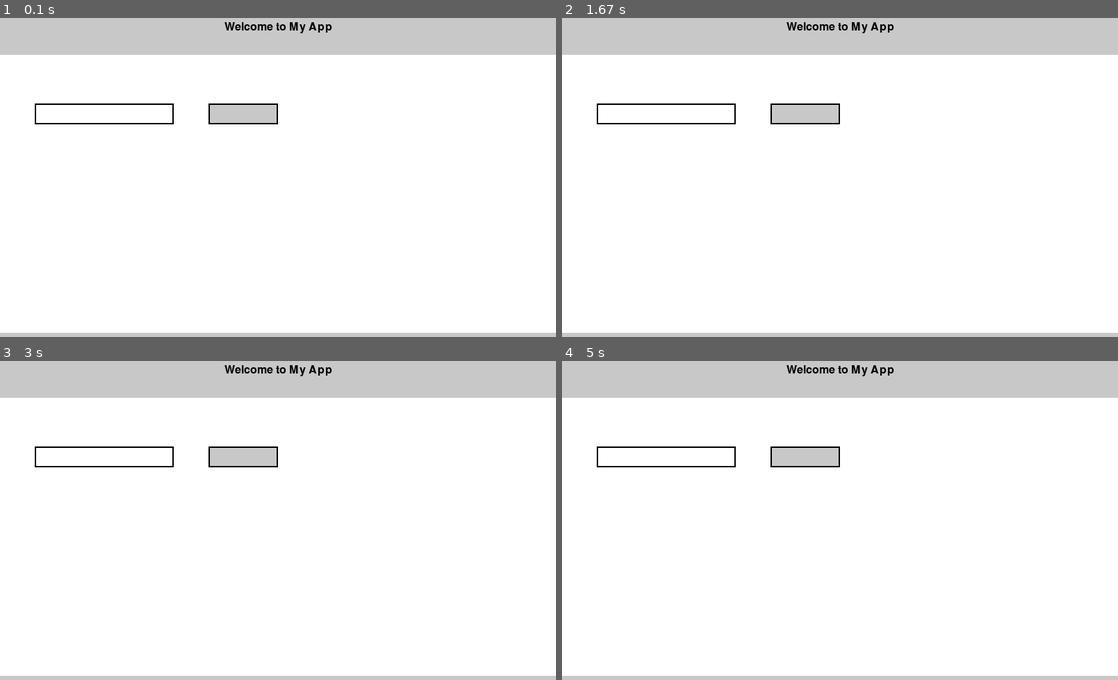
Above: before the commit, frames 1-4 (two rows, left to right).
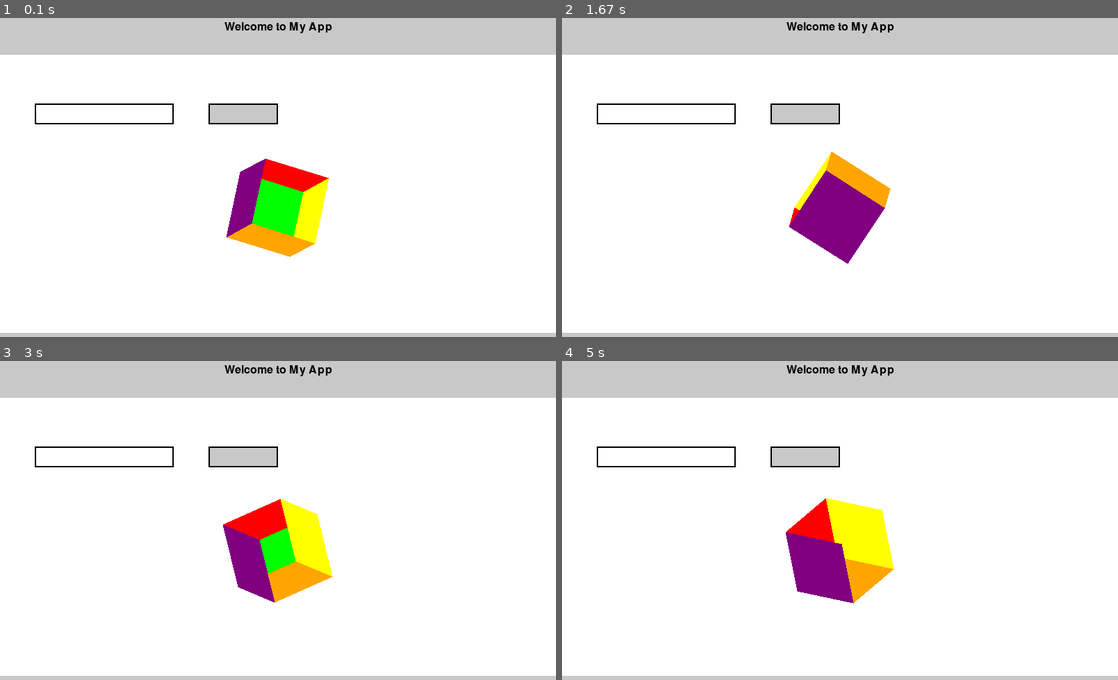
Above: after the commit, the same moments.

Repository: yankawayan/asobi_dice
Game: pygame game, started from main_layout.py
Same seed, same stepped clock (60 frames per second), same inputs: the game is played once before the commit and once after it.
Inputs (mouse positions are in pixels of both pictures, inside the frame that each line leads up to):
- Up to frame 1 (0.1 s): no input
- Up to frame 2 (1.67 s): press the mouse at (840, 234) at 0.37 s; move the mouse to (773, 222) at 0.47 s; release the mouse at (706, 212) at 0.6 s
- Up to frame 3 (3 s): no input
- Up to frame 4 (5 s): no input

The runs differ from the first frame. In frame 1, 4.1% of the frame differs, in the area x 40-60%, y 44-75%; in frame 2, 3.6%; in frame 3, 4.5%; in frame 4, 4.7%, in the area x 40-60%, y 42-77%.

Commit message:
change 0718 16:13 main_layout etc

Diff:
--- a/main_app.py
+++ b/main_app.py
@@ -1,7 +1,7 @@
 """
 
 """
-
+import pygame
 
 
 # 初期化
@@ -9,10 +9,12 @@
 
 # MP3ファイルのパス
 mp3_file = 'bigdice_single.mp3'
+wav_file = 'bigdice_single.wav'
 
 # 音楽を再生するための準備
 pygame.mixer.init()
-pygame.mixer.music.load(mp3_file)
+# pygame.mixer.music.load(mp3_file)
+pygame.mixer.music.load(wav_file)
 
 # 音楽再生
 pygame.mixer.music.play()
--- a/main_layout.py
+++ b/main_layout.py
@@ -1,5 +1,7 @@
 import pygame
+import numpy as np
 import sys
+from main_sound_controller import SoundController
 
 # ウィンドウのサイズ
 WIDTH = 800
@@ -19,12 +21,71 @@
 
 clock = pygame.time.Clock()
 
+dice_sound = SoundController('bigdice_single.wav')
+button_sound = SoundController('push_button.wav')
+
+# 正六面体の頂点の座標（正規化された立方体の座標）
+cube_vertices = np.array([
+    [-0.5, -0.5, -0.5],
+    [0.5, -0.5, -0.5],
+    [0.5, 0.5, -0.5],
+    [-0.5, 0.5, -0.5],
+    [-0.5, -0.5, 0.5],
+    [0.5, -0.5, 0.5],
+    [0.5, 0.5, 0.5],
+    [-0.5, 0.5, 0.5]
+])
+
+# 正六面体の辺を表すインデックス
+cube_edges = [(0, 1), (1, 2), (2, 3), (3, 0),
+              (0, 4), (1, 5), (2, 6), (3, 7),
+              (4, 5), (5, 6), (6, 7), (7, 4)]
+
+# 正六面体の面を表すインデックス
+cube_faces = [(0, 1, 2, 3),  # 下面（青）
+              (4, 5, 6, 7),  # 上面（緑）
+              (0, 1, 5, 4),  # 側面1（赤）
+              (1, 2, 6, 5),  # 側面2（黄）
+              (2, 3, 7, 6),  # 側面3（オレンジ）
+              (0, 3, 7, 4)]  # 側面4（紫）
+
+# 各面の色を指定
+colors = [(0, 0, 255),  # 青
+          (0, 255, 0),  # 緑
+          (255, 0, 0),  # 赤
+          (255, 255, 0),  # 黄
+          (255, 165, 0),  # オレンジ
+          (128, 0, 128)]  # 紫
+
+# 回転行列を計算する関数
+def rotate_3d_point(point, angle_x, angle_y, angle_z):
+    rotation_x = np.array([[1, 0, 0],
+                           [0, np.cos(angle_x), -np.sin(angle_x)],
+                           [0, np.sin(angle_x), np.cos(angle_x)]])
+    rotation_y = np.array([[np.cos(angle_y), 0, np.sin(angle_y)],
+                           [0, 1, 0],
+                           [-np.sin(angle_y), 0, np.cos(angle_y)]])
+    rotation_z = np.array([[np.cos(angle_z), -np.sin(angle_z), 0],
+                           [np.sin(angle_z), np.cos(angle_z), 0],
+                           [0, 0, 1]])
+    return rotation_z @ rotation_y @ rotation_x @ point
+
+angle_x = 0
+angle_y = 0
+angle_z = 0
+
 # メインループ
 while True:
     for event in pygame.event.get():
         if event.type == pygame.QUIT:
             pygame.quit()
             sys.exit()
+
+        elif event.type == pygame.MOUSEBUTTONUP:
+            #左クリック
+            if event.button == 1:
+                button_sound.play(1)
+                dice_sound.play(0)
 
     # 背景を描画
     window.fill(WHITE)
@@ -57,5 +118,23 @@
     text_rect = text.get_rect(center=(WIDTH // 2, 40))
     window.blit(text, text_rect)
 
+    # 正六面体を回転させる
+    angle_x += 0.05
+    angle_y += 0.05
+    angle_z += 0.05
+
+    rotated_vertices = [rotate_3d_point(vertex, angle_x, angle_y, angle_z) for vertex in cube_vertices]
+
+    # # 正六面体を描画
+    # for edge in cube_edges:
+    #     point1 = (rotated_vertices[edge[0]][0] * 100 + WIDTH // 2, rotated_vertices[edge[0]][1] * 100 + HEIGHT // 2)
+    #     point2 = (rotated_vertices[edge[1]][0] * 100 + WIDTH // 2, rotated_vertices[edge[1]][1] * 100 + HEIGHT // 2)
+    #     pygame.draw.line(window, (0, 0, 0), point1, point2, 3)
+
+    # 正六面体の各面を描画
+    for face_index, face in enumerate(cube_faces):
+        points = [(rotated_vertices[i][0] * 100 + WIDTH // 2, rotated_vertices[i][1] * 100 + HEIGHT // 2) for i in face]
+        pygame.draw.polygon(window, colors[face_index], points)
+
     pygame.display.update()
     clock.tick(60)
--- a/main_sound_controller.py
+++ b/main_sound_controller.py
@@ -11,14 +11,10 @@
         sound = pygame.mixer.Sound(self.sound_path)
         pygame.mixer.Channel(channel_num).play(sound)
 
-    def stop(self):
-        if pygame.mixer.music.get_busy():
-            pygame.mixer.music.stop()
-
 pygame.init()
 pygame.mixer.init()
 
-sound1 = SoundController(diceroll_sound_path)
-sound2 = SoundController(buttonpush_sound_path)
-sound1.play(0)
-sound2.play(1)
+# sound1 = SoundController(diceroll_sound_path)
+# sound2 = SoundController(buttonpush_sound_path)
+# sound1.play(0)
+# sound2.play(1)
--- /dev/null
+++ b/wav_speaker.py
@@ -0,0 +1,12 @@
+import pygame
+
+pygame.init()
+
+# 音を再生する関数
+def play_sound(sound_path):
+    pygame.mixer.init()
+    sound = pygame.mixer.Sound(sound_path)
+    sound.play()
+
+# 使用例
+play_sound('bigdice_single.wav')
Not shown, added: bigdice_single.wav
Not shown, added: push_button.wav
